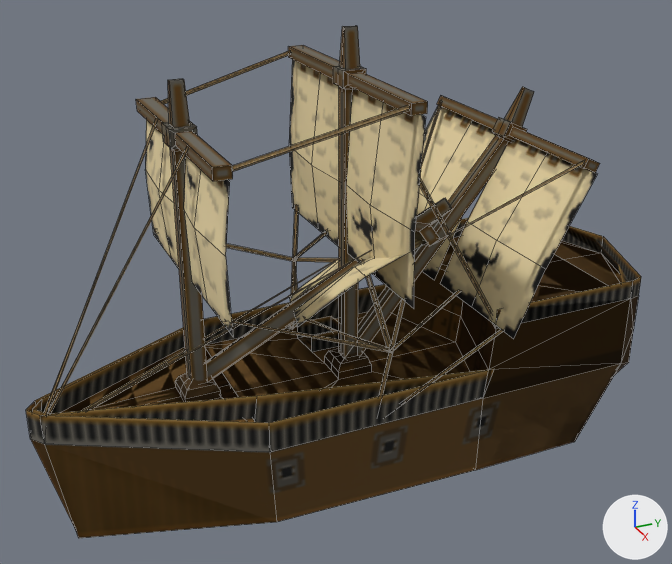
A saved change to the OBJ model rocky_shores/res/models/ship/ship.obj.
One viewpoint serves both versions: a camera (50 mm lens) standing at (6.9, -3.18, 4.65) and looking at (-0.12, -0.02, 1.14). The axes (+X, +Y, +Z) are drawn at lower right. The lights are the same throughout. Mesh edges are drawn as thin lines on the coarser meshes. Where no turn or scale is listed for an object, it has been applied to the vertices. Vertices at the same position are counted once.

The first picture shows 'ship_crash_back_Cube.003', 'ship_crash_front_Cube.000', 'shipnorm_Cube.001'.
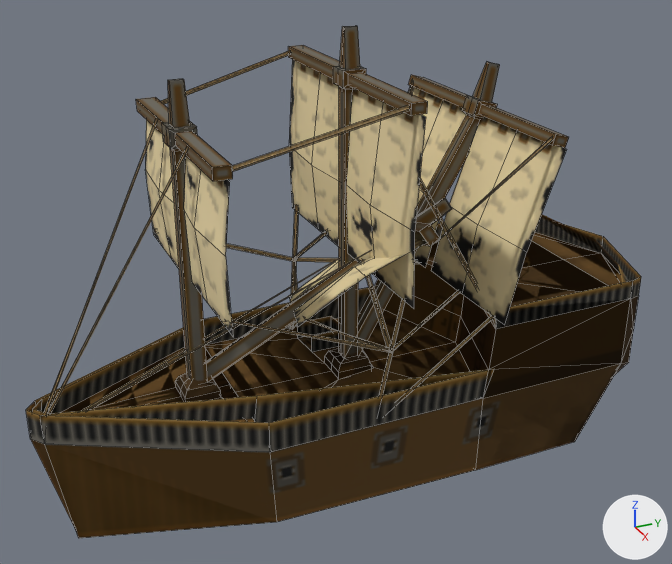
Location of each change, [x1, y1, x2, y2] in pixels of the pictures (672 x 564 px; the box of a moved part takes in the faces that stretch with it):
'ship_crash_front_Cube.000', reshaped (7% taller): before [33, 87, 600, 423]; after [33, 62, 569, 423]
part 1 of me_ship_crash_front_cube_000, moved or reshaped: before [440, 138, 597, 339]; after [431, 116, 567, 325]
part 2 of me_ship_crash_front_cube_000, moved or reshaped: before [416, 105, 496, 280]; after [408, 86, 467, 267]
part 3 of me_ship_crash_front_cube_000, moved or reshaped: before [358, 87, 534, 338]; after [358, 62, 500, 333]
part 4 of me_ship_crash_front_cube_000, moved or reshaped: before [421, 95, 498, 166]; after [408, 75, 467, 108]
part 5 of me_ship_crash_front_cube_000, moved or reshaped: before [434, 126, 600, 244]; after [435, 104, 569, 243]
part 6 of me_ship_crash_front_cube_000, moved or reshaped: before [324, 139, 509, 388]; after [324, 118, 480, 388]
part 7 of me_ship_crash_front_cube_000, moved or reshaped: before [398, 329, 504, 408]; after [398, 315, 494, 404]

The change, as a diff of the scene's bpy script:
```diff
--- a/rocky_shores/res/models/ship/ship.obj.py
+++ b/rocky_shores/res/models/ship/ship.obj.py
@@ me_ship_crash_front_cube_000 @@
 # used by ob_ship_crash_front_cube_000; location = (0.0, 0.0, 0.0)
-me_ship_crash_front_cube_000.from_pydata(...)  # 306 vertices, 211 faces; spans x -1.4..1.17, y -2.82..1.96, z -0.97..2.74
+me_ship_crash_front_cube_000.from_pydata(...)  # 306 vertices, 211 faces; spans x -1.4..1.17, y -2.82..1.56, z -0.97..3.0
+# me_ship_crash_front_cube_000 part 1: the loose piece of 9 vertices spanning x -0.06..1.17, y 1.04..1.72, z 0.95..2.32 is turned 9.3 degrees about the x axis through its middle, then moved by (0.0, -0.22, 0.2)
+# me_ship_crash_front_cube_000 part 2: the loose piece of 9 vertices spanning x -1.4..-0.16, y 1.04..1.71, z 0.94..2.31 is turned 9.3 degrees about the x axis through its middle, then moved by (0.0, -0.22, 0.2)
+# me_ship_crash_front_cube_000 part 3: 46 of the vertices in x -0.22..-0.02, y 1.61..1.96, z 2.24..2.74 are turned 9.3 degrees about the x axis through their middle, then moved by (0.0, -0.19, 0.15)
+# me_ship_crash_front_cube_000 part 4: 8 of the vertices in x -1.31..-1.25, y 1.64..1.82, z 2.27..2.43 are turned 9.3 degrees about the x axis through their middle, then moved by (0.0, -0.19, 0.15)
+# me_ship_crash_front_cube_000 part 5: 8 of the vertices in x 1.02..1.08, y 1.65..1.81, z 2.28..2.42 are turned 9.3 degrees about the x axis through their middle, then moved by (0.0, -0.19, 0.15)
+# me_ship_crash_front_cube_000 part 6: 5 of the vertices in x -0.18..0.05, y 0.13..0.27, z 0.23..0.37 are turned 9.3 degrees about the x axis through their middle, then moved by (0.0, -0.19, 0.15)
+# me_ship_crash_front_cube_000 part 7: 4 of the vertices in x 0.98..1.02, y 1.02..1.06, z 0.95..0.97 are turned 9.3 degrees about the x axis through their middle, then moved by (0.0, -0.19, 0.15)
 me_ship_crash_front_cube_000.materials.append(mat_rope)
```
